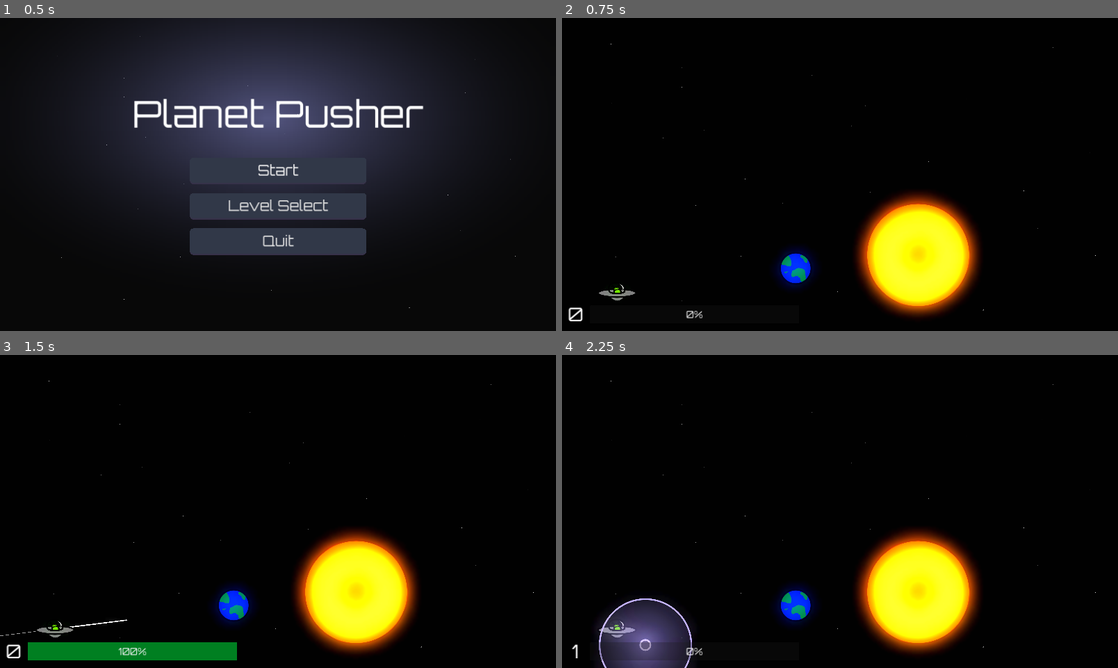
Above: before the commit, frames 1-4 (two rows, left to right).
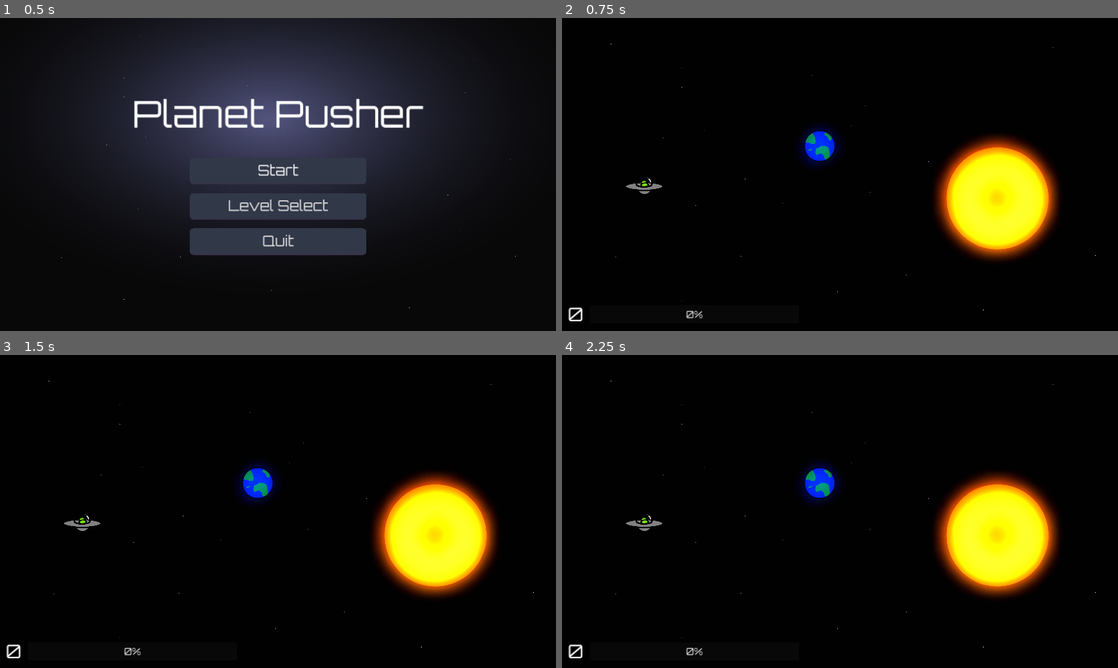
Above: after the commit, the same moments.

Repository: Afterglow375/godot_jam_03
Game: Godot game, scene res://scenes/ui/main_menu.tscn
Two runs of this game, one before a commit and one after it. Both use one fixed random seed, a clock stepped at 60 frames per second and the inputs below.
Inputs (mouse positions are in pixels of both pictures, inside the frame that each line leads up to):
- Up to frame 1 (0.5 s): no input
- Up to frame 2 (0.75 s): click "Start" at 0.5 s
- Up to frame 3 (1.5 s): tap Enter at 1.25 s; drag from (55, 630) to (355, 592) at 1.27 s
- Up to frame 4 (2.25 s): drag from (728, 527) to (617, 630) at 2.02 s

Frame 1 is identical in both runs. In frame 2, 15% of the frame differs, in the area x 6-90%, y 34-96%; in frame 3, 17%; in frame 4, 18%, in the area x 1-90%, y 34-100%.

Commit message:
tweak levels

Diff:
--- a/scenes/levels/level_1.tscn
+++ b/scenes/levels/level_1.tscn
@@ -21,10 +21,10 @@
 script = ExtResource("1_sxrjf")
 
 [node name="Spaceship" parent="." instance=ExtResource("2_rb7ic")]
-position = Vector2(380, 1891)
+position = Vector2(568, 1155)
 
 [node name="Earth" parent="." instance=ExtResource("3_txab0")]
-position = Vector2(1614, 1728)
+position = Vector2(1780, 884)
 linear_damp = 1.0
 
 [node name="ColorRect" type="ColorRect" parent="."]
@@ -91,7 +91,7 @@
 shape = SubResource("RectangleShape2D_ab1l3")
 
 [node name="Sun" parent="." instance=ExtResource("4_3tws1")]
-position = Vector2(2463, 1636)
+position = Vector2(3011, 1245)
 
 [node name="Background" type="Sprite2D" parent="."]
 z_index = -1
--- a/scenes/levels/level_3.tscn
+++ b/scenes/levels/level_3.tscn
@@ -13,9 +13,6 @@
 
 [sub_resource type="RectangleShape2D" id="RectangleShape2D_mp8fg"]
 size = Vector2(3813.63, 79)
-
-[sub_resource type="RectangleShape2D" id="RectangleShape2D_tcmd6"]
-size = Vector2(2043.95, 82)
 
 [sub_resource type="RectangleShape2D" id="RectangleShape2D_ab1l3"]
 size = Vector2(71.5058, 2200)
@@ -61,24 +58,6 @@
 position = Vector2(1906.82, 39.5)
 shape = SubResource("RectangleShape2D_mp8fg")
 
-[node name="ColorRect5" type="ColorRect" parent="."]
-offset_left = 856.0
-offset_top = 1080.0
-offset_right = 2898.0
-offset_bottom = 1159.0
-scale = Vector2(1.00691, 1)
-
-[node name="StaticBody2D" type="StaticBody2D" parent="ColorRect5"]
-position = Vector2(7.94504, 8)
-collision_layer = 3
-collision_mask = 2
-physics_material_override = SubResource("PhysicsMaterial_cpj0v")
-metadata/_edit_group_ = true
-
-[node name="CollisionShape2D2" type="CollisionShape2D" parent="ColorRect5/StaticBody2D"]
-position = Vector2(1011.97, 31)
-shape = SubResource("RectangleShape2D_tcmd6")
-
 [node name="ColorRect3" type="ColorRect" parent="."]
 offset_left = -80.0
 offset_top = -1.0
Not shown: 1 places in scenes/levels/level_3.tscn that only renumber resources
